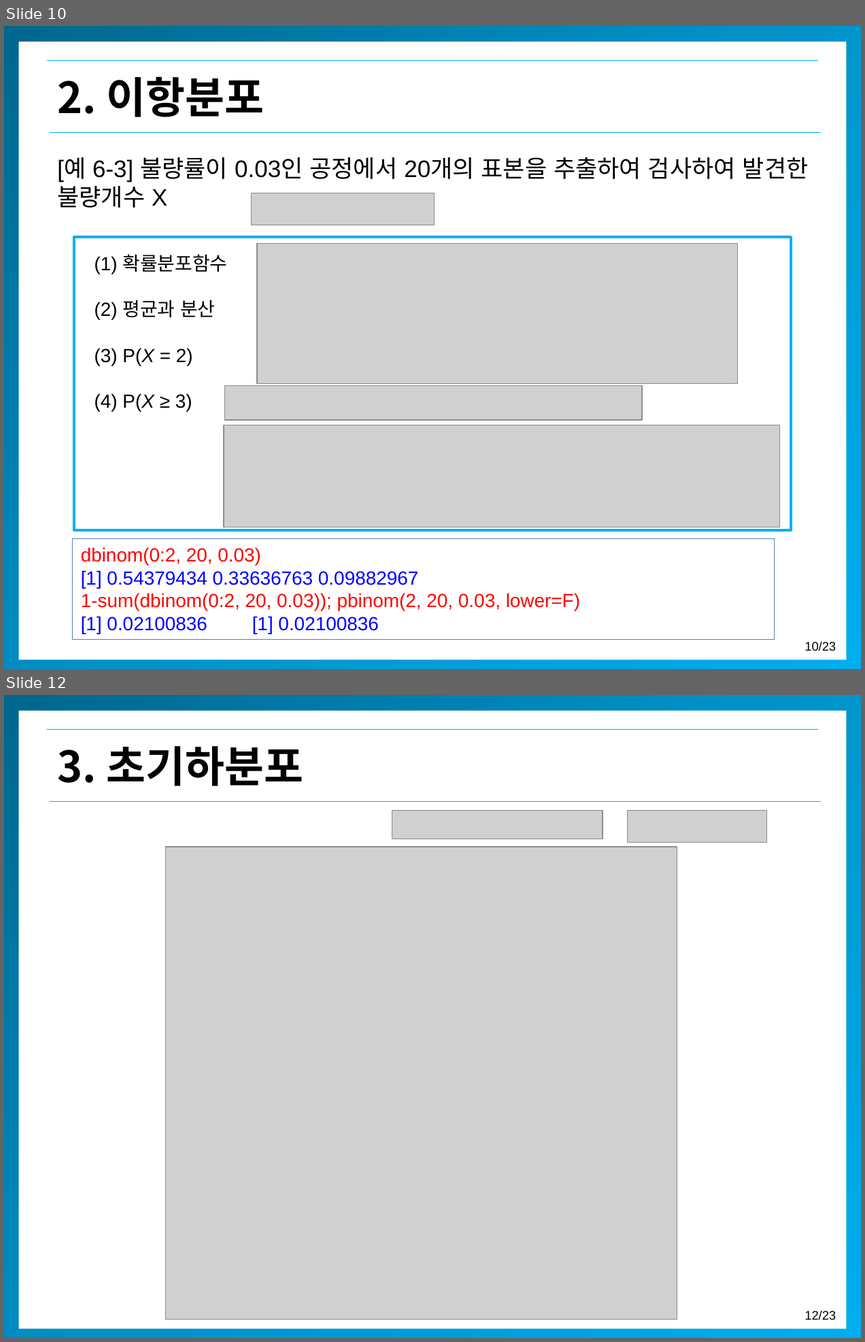
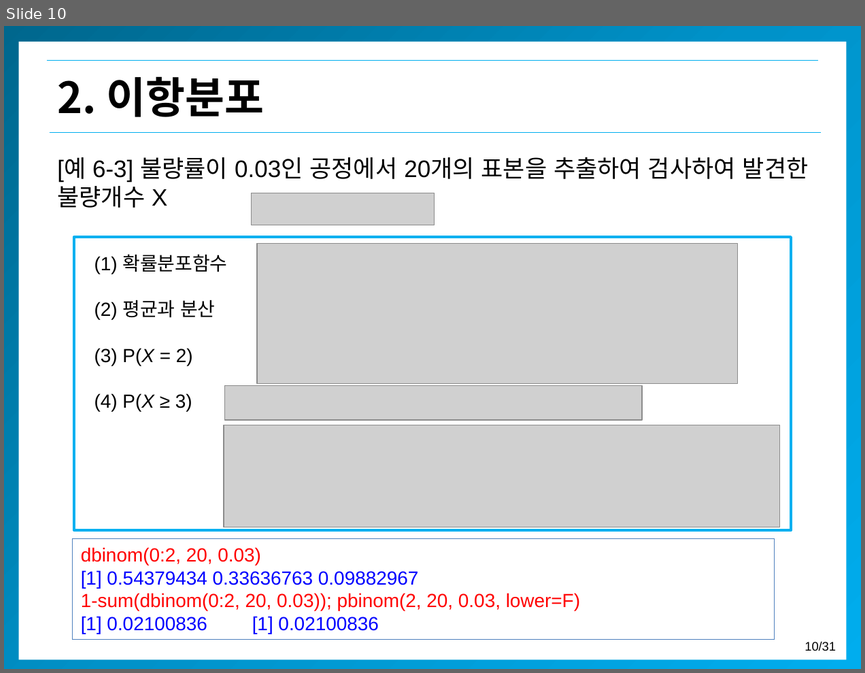
Before and after one commit to misdb/statistics, a slide deck: .gitbook/assets/chapter-04-3-kor (1).pptx. Shown one above the other, each under a label of ours: slides 10 and 12 before the commit, slide 10 after it; the slides between them are not shown. The pictures are 865x1342 and 865x673 pixels, drawn with LibreOffice and Linux fonts; fonts in the diff are those of the drawing; grey boxes stand for pictures; background and template pictures are left out. Boxes give left, top, right and bottom in pixels: in the first picture for what was removed or moved away, otherwise in the second. Text is boxed around its words. In the diff, an @@ line names an element or a change of style, - is before the commit and + after.

```diff
--- a/.gitbook/assets/chapter-04-3-kor (1).pptx
+++ b/.gitbook/assets/chapter-04-3-kor (1).pptx
@@ slide 12 removed at (4,695,861,1338), background #FFFFFF; not listed: 5 template elements that a slide beside it also shows @@
@@ text removed at (57,746,303,786) @@
-3. 초기하분포
@@ picture removed at (392,811,603,839) @@
@@ picture removed at (627,811,766,843) @@
@@ picture removed at (165,847,677,1320) @@
@@ page number at (804,641,836,651): text changed @@
-10/23
+10/31
```
Also in this commit, not shown: 1 slide changed, 6 other slides removed, 8 other files.
